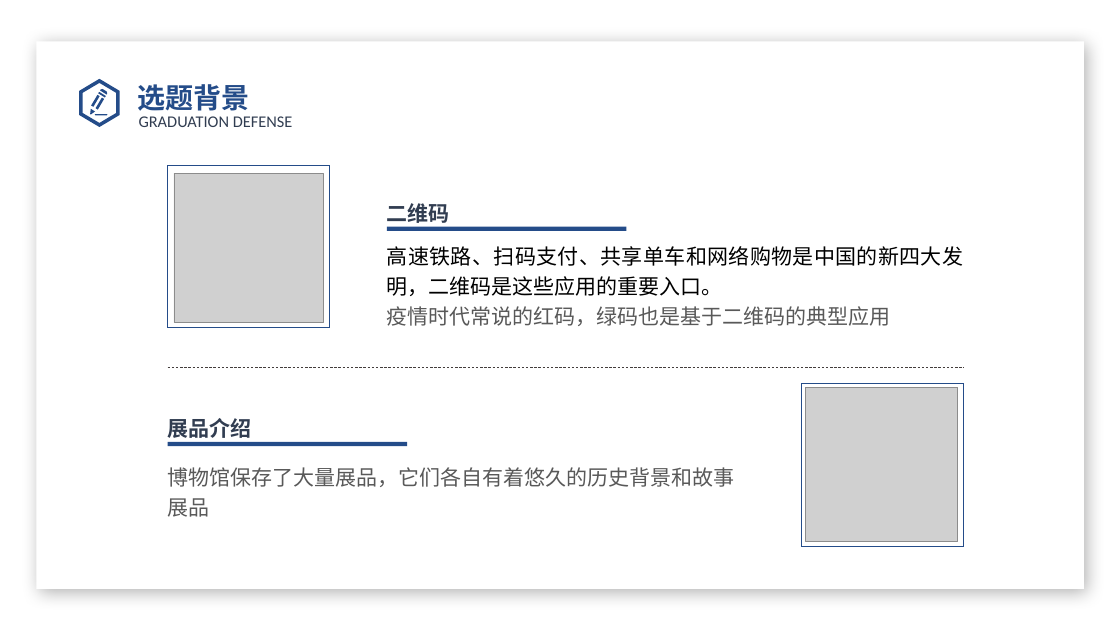
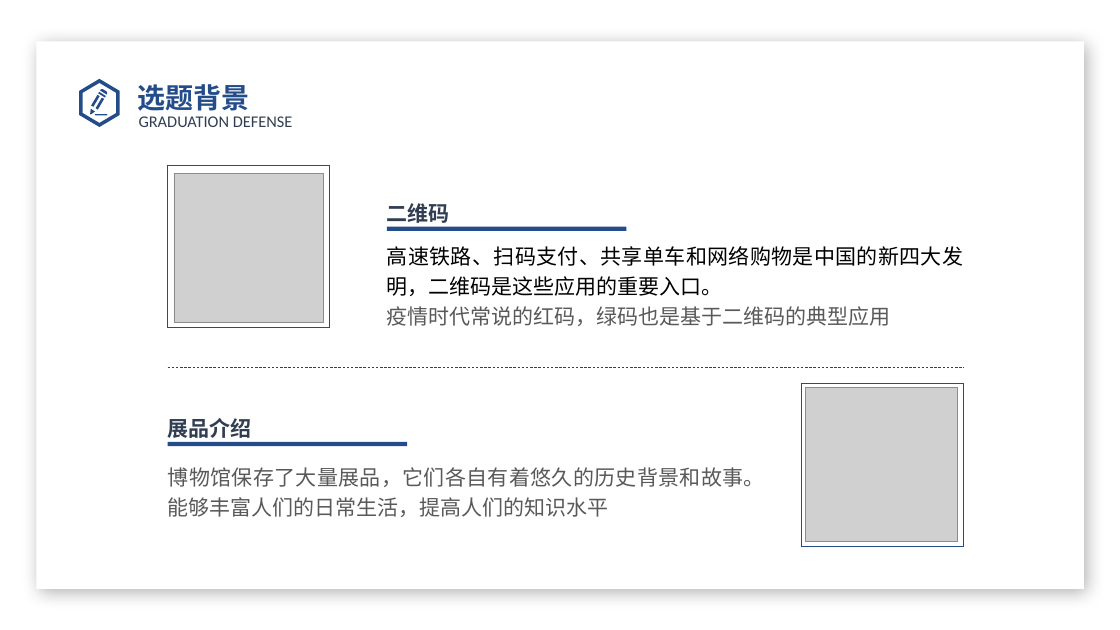
Before and after one commit to TENX-S/GraduationProject, a slide deck: slide 4 of paper/答辩PPT.pptx. Drawn at 1120x630 pixels with LibreOffice and Linux fonts; fonts in the diff are those of the drawing; grey boxes stand for pictures; background and template pictures are left out. Boxes give left, top, right and bottom in pixels: in the first picture for what was removed or moved away, otherwise in the second. Text is boxed around its words. In the diff, an @@ line names an element or a change of style, - is before the commit and + after.

```diff
--- a/paper/答辩PPT.pptx
+++ b/paper/答辩PPT.pptx
@@ text at <box>168,467,765,517</box>: text changed @@
-博物馆保存了大量展品，它们各自有着悠久的历史背景和故事
-展品
+博物馆保存了大量展品，它们各自有着悠久的历史背景和故事。
+能够丰富人们的日常生活，提高人们的知识水平
```
Also in this commit, not shown: 6 other slides changed, 14 slides added, 23 slides removed.
